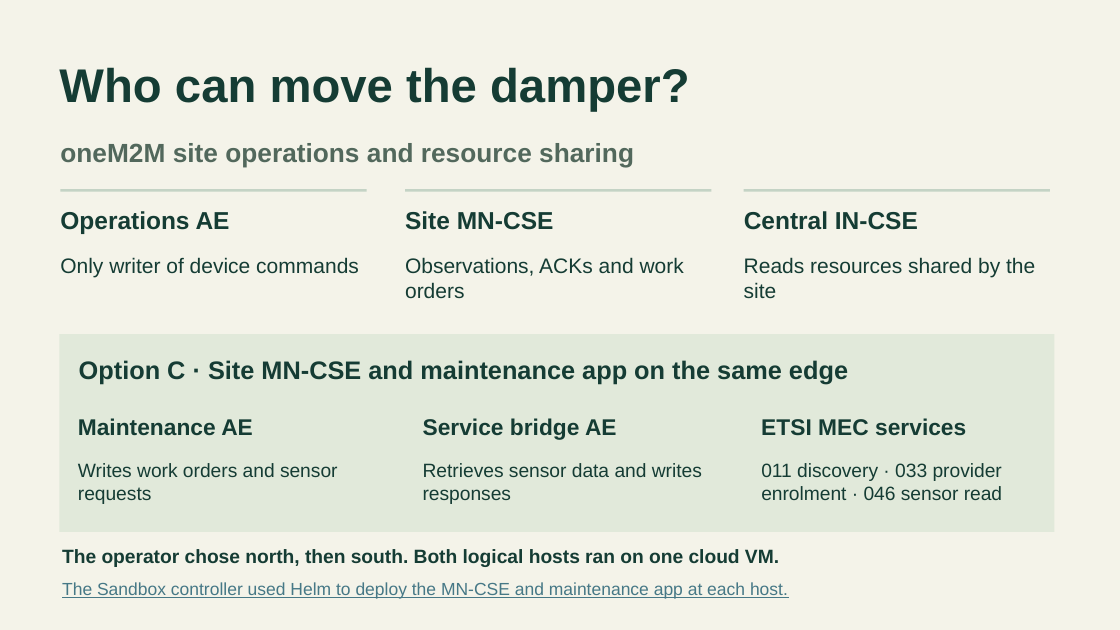
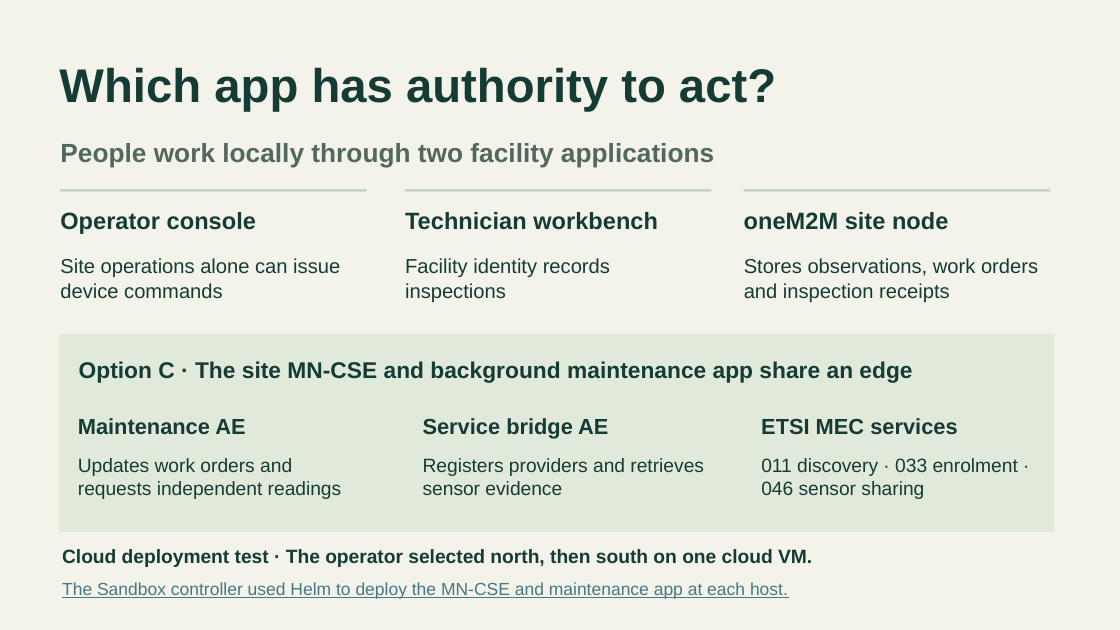
Before and after one commit to openSoom/openSoom, a slide deck: slide 8 of deliverables/presentation/openSoom-evaluation.pptx. Drawn at 1120x630 pixels with LibreOffice and Linux fonts; fonts in the diff are those of the drawing. Boxes give left, top, right and bottom in pixels: in the first picture for what was removed or moved away, otherwise in the second. Text is boxed around its words. In the diff, an @@ line names an element or a change of style, - is before the commit and + after.

Commit message:
Give technicians an independent workbench and measure the inspection decision against two baselines

```diff
--- a/deliverables/presentation/openSoom-evaluation.pptx
+++ b/deliverables/presentation/openSoom-evaluation.pptx
@@ text at [59, 67, 776, 112]: text changed @@
-Who can move the damper?
+Which app has authority to act?
@@ text at [60, 143, 714, 168]: text changed @@
-oneM2M site operations and resource sharing
+People work locally through two facility applications
@@ text at [60, 212, 256, 234]: text changed; size 21 to 20.2 pt @@
-Operations AE
+Operator console
@@ text at [405, 212, 658, 230]: text changed; size 21 to 20.2 pt @@
-Site MN-CSE
+Technician workbench
@@ text at [744, 212, 948, 230]: text changed; size 21 to 20.2 pt @@
-Central IN-CSE
+oneM2M site node
@@ text at [60, 258, 340, 298]: text changed; size 18 to 17.2 pt @@
-Only writer of device commands
+Site operations alone can issue device commands
@@ text at [405, 258, 610, 302]: text changed; size 18 to 17.2 pt @@
-Observations, ACKs and work orders
+Facility identity records inspections
@@ text at [744, 258, 1038, 303]: text changed; size 18 to 17.2 pt @@
-Reads resources shared by the site
+Stores observations, work orders and inspection receipts
@@ text at [79, 361, 912, 382]: text changed; size 21.8 to 19.5 pt @@
-Option C · Site MN-CSE and maintenance app on the same edge
+Option C · The site MN-CSE and background maintenance app share an edge
@@ size 19.5 to 18.8 pt in 3 elements at [78, 418, 245, 434], [423, 418, 608, 439], [761, 418, 957, 435] @@
@@ text at [78, 458, 342, 499]: text changed @@
-Writes work orders and sensor requests
+Updates work orders and requests independent readings
@@ text at [423, 458, 704, 495]: text changed @@
-Retrieves sensor data and writes responses
+Registers providers and retrieves sensor evidence
@@ text at [761, 458, 1018, 499]: text changed @@
-011 discovery · 033 provider enrolment · 046 sensor read
+011 discovery · 033 enrolment · 046 sensor sharing
@@ text at [62, 549, 812, 567]: text changed @@
-The operator chose north, then south. Both logical hosts ran on one cloud VM.
+Cloud deployment test · The operator selected north, then south on one cloud VM.
```
Also in this commit, not shown: 3 other slides changed, 3 slides added, 3 slides removed, 42 other files.
